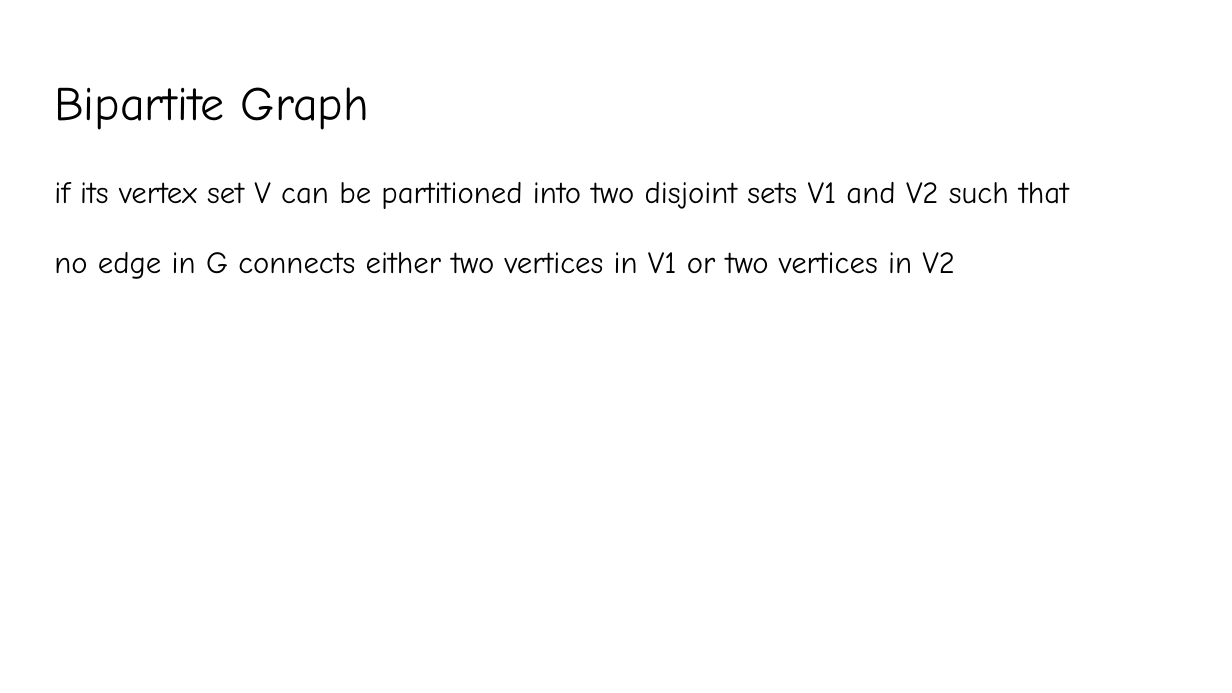
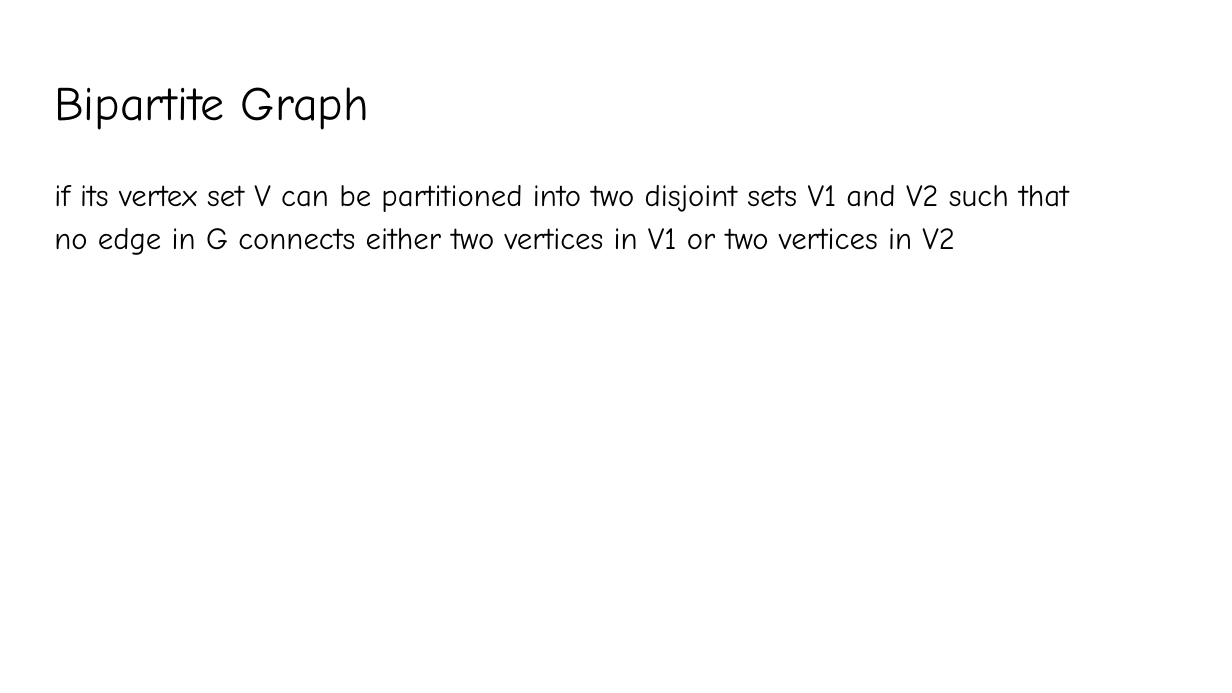
Before and after one commit to YeasirRayhanPrince/yeasirrayhanprince.github.io, a slide deck: slide 37 of cse106/slides/8.Graphs.pptx (slide 32 before the commit). Drawn at 1232x693 pixels with LibreOffice and Linux fonts; fonts in the diff are those of the drawing. Boxes give left, top, right and bottom in pixels: in the first picture for what was removed or moved away, otherwise in the second. Text is boxed around its words. In the diff, an @@ line names an element or a change of style, - is before the commit and + after.

```diff
--- a/cse106/slides/8.Graphs.pptx
+++ b/cse106/slides/8.Graphs.pptx
@@ text at [54, 185, 1069, 255]: text changed @@
-if its vertex set V can be partitioned into two disjoint sets V1 and V2 such that
-no edge in G connects either two vertices in V1 or two vertices in V2
+if its vertex set V can be partitioned into two disjoint sets V1 and V2 such that no edge in G connects either two vertices in V1 or two vertices in V2
```
Also in this commit, not shown: 32 other slides changed, 5 slides added, 3 other files.
